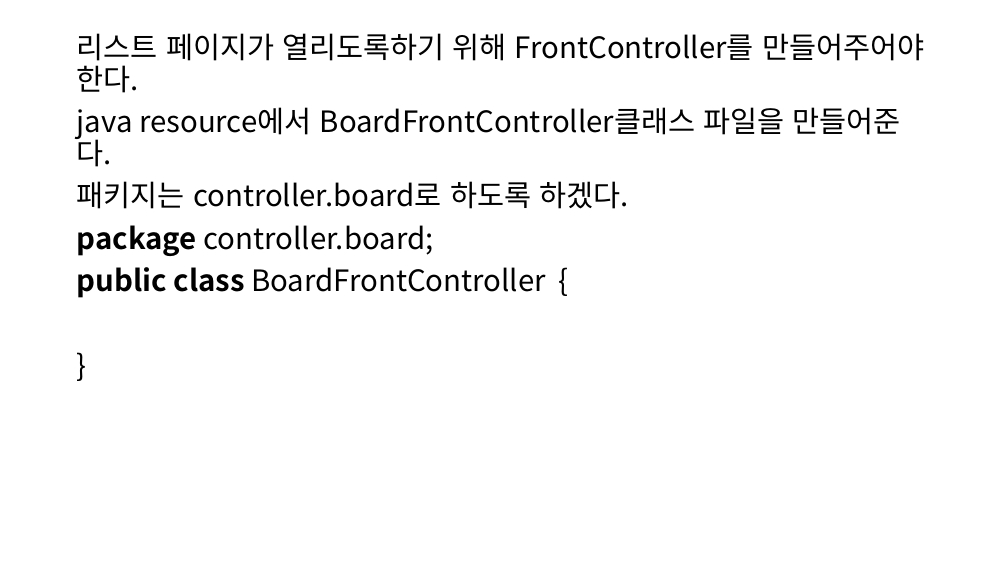
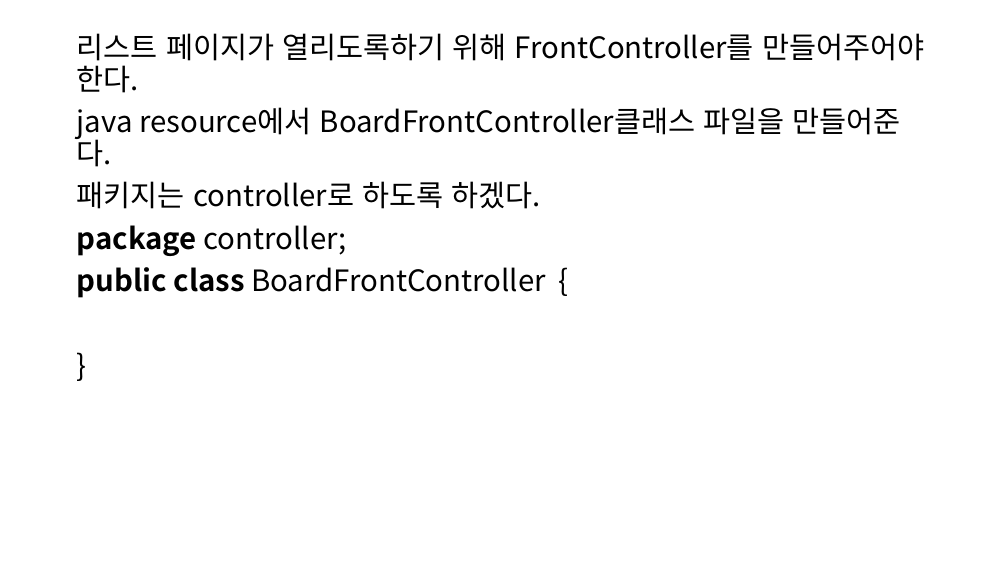
Before and after one commit to SoongMoo/PBL_2st_20230710, a slide deck: slide 15 of web/jsp/게시판 만들기.pptx. Drawn at 1008x567 pixels with LibreOffice and Linux fonts; fonts in the diff are those of the drawing. Boxes give left, top, right and bottom in pixels: in the first picture for what was removed or moved away, otherwise in the second. Text is boxed around its words. In the diff, an @@ line names an element or a change of style, - is before the commit and + after.

```diff
--- a/web/jsp/게시판 만들기.pptx
+++ b/web/jsp/게시판 만들기.pptx
@@ text at (77,181,541,256): text changed @@
-패키지는 controller.board로 하도록 하겠다.
-package controller.board;
+패키지는 controller로 하도록 하겠다.
+package controller;
```
Also in this commit, not shown: 1 other file.
